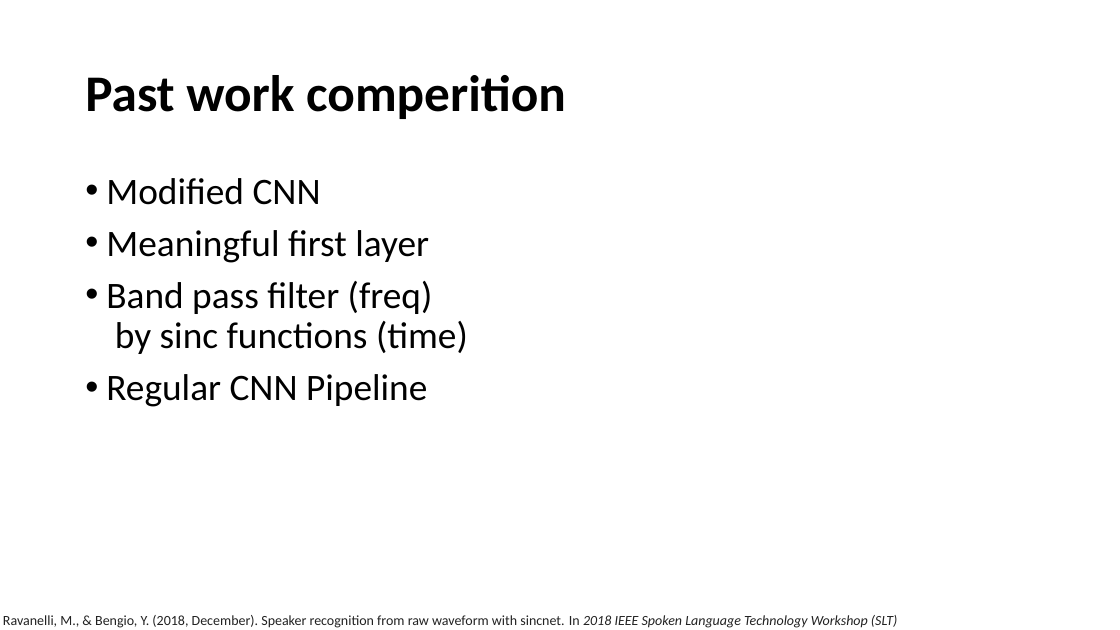
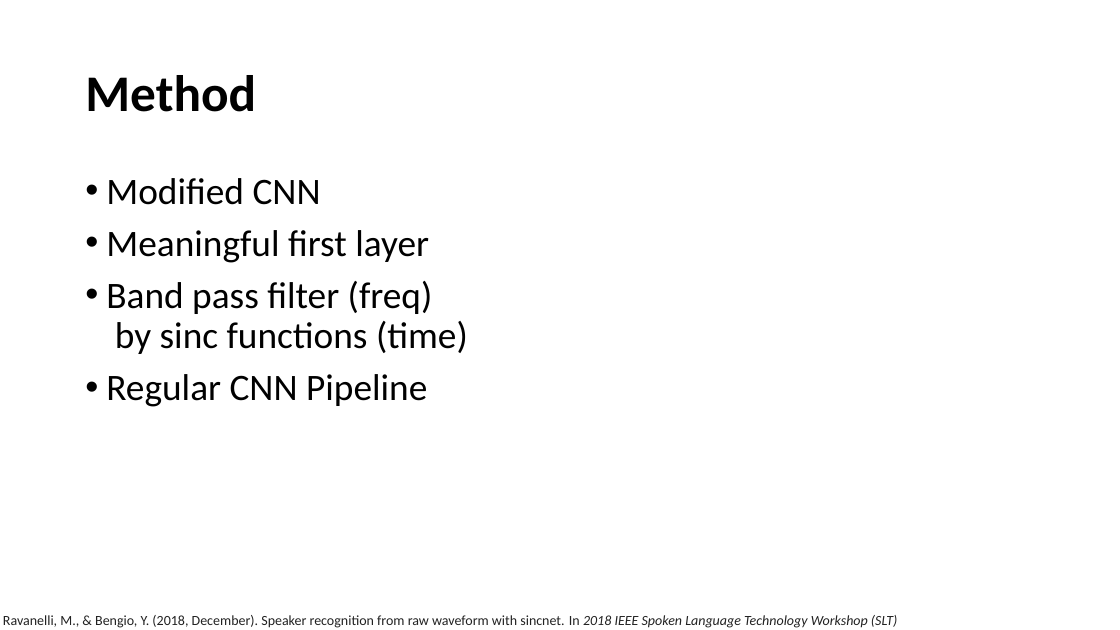
Before and after one commit to chensh3/word2vec_vs_glove, a slide deck: slide 9 of mid_term.pptx (slide 7 before the commit). Drawn at 1120x630 pixels with LibreOffice and Linux fonts; fonts in the diff are those of the drawing. Boxes give left, top, right and bottom in pixels: in the first picture for what was removed or moved away, otherwise in the second. Text is boxed around its words. In the diff, an @@ line names an element or a change of style, - is before the commit and + after.

```diff
--- a/mid_term.pptx
+++ b/mid_term.pptx
@@ title at (85, 75, 256, 112): text changed @@
-Past work comperition
+Method
```
Also in this commit, not shown: 1 other slide changed, 3 slides added, 1 slide removed, 4 other files.
